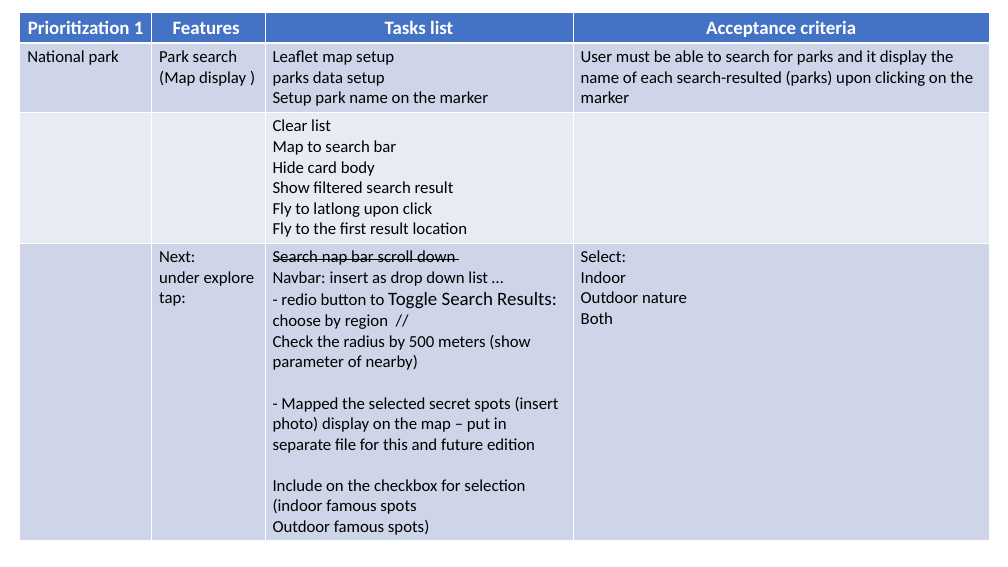
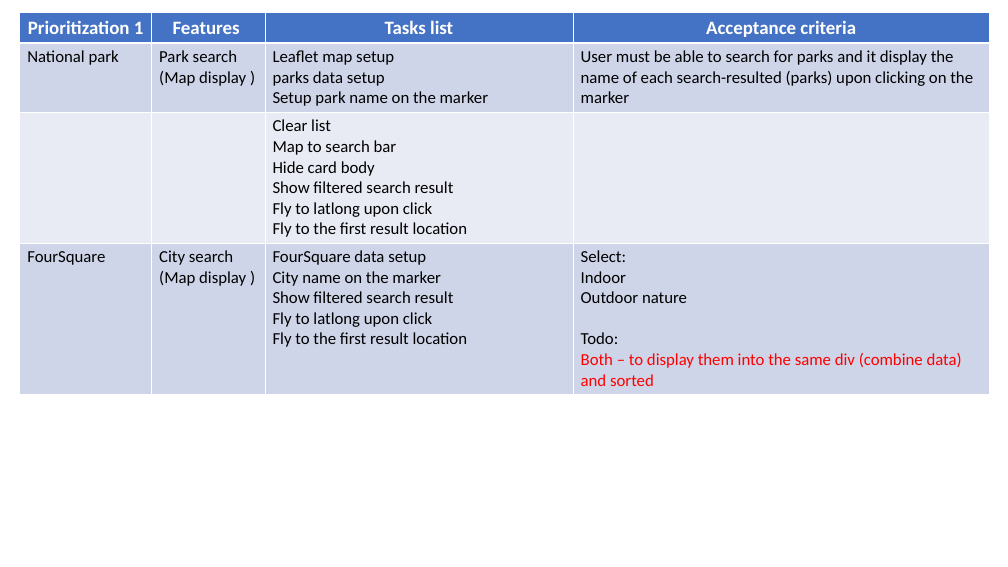
Before and after one commit to annette-p/pre-wedding-photoshoot-locations, a slide deck: slide 8 of wireframe.pptx. Drawn at 1008x567 pixels with LibreOffice and Linux fonts; fonts in the diff are those of the drawing. Boxes give left, top, right and bottom in pixels: in the first picture for what was removed or moved away, otherwise in the second. Text is boxed around its words. In the diff, an @@ line names an element or a change of style, - is before the commit and + after.

Commit message:
set the drop down list with radio buttons, sorted FourSquare data and Fly to the first search result location

```diff
--- a/wireframe.pptx
+++ b/wireframe.pptx
@@ table at [20,12,990,390] @@
-row 4:  | Next: / under explore tap: | Search nap bar scroll down / Navbar: insert as drop down list … / - redio button to Toggle Search Results: / choose by region // / Check the radius by 500 meters (show parameter of nearby) / - Mapped the selected secret spots (insert photo) display on the map – put in separate file for this and future edition / Include on the checkbox for selection / (indoor famous spots / Outdoor famous spots) | Select: / Indoor / Outdoor nature / Both
+row 4: FourSquare | City search (Map display ) | FourSquare data setup / City name on the marker / Show filtered search result / Fly to latlong upon click / Fly to the first result location | Select: / Indoor / Outdoor nature / Todo: / Both – to display them into the same div (combine data) and sorted
```
Also in this commit, not shown: 1 slide added, 4 other files.
